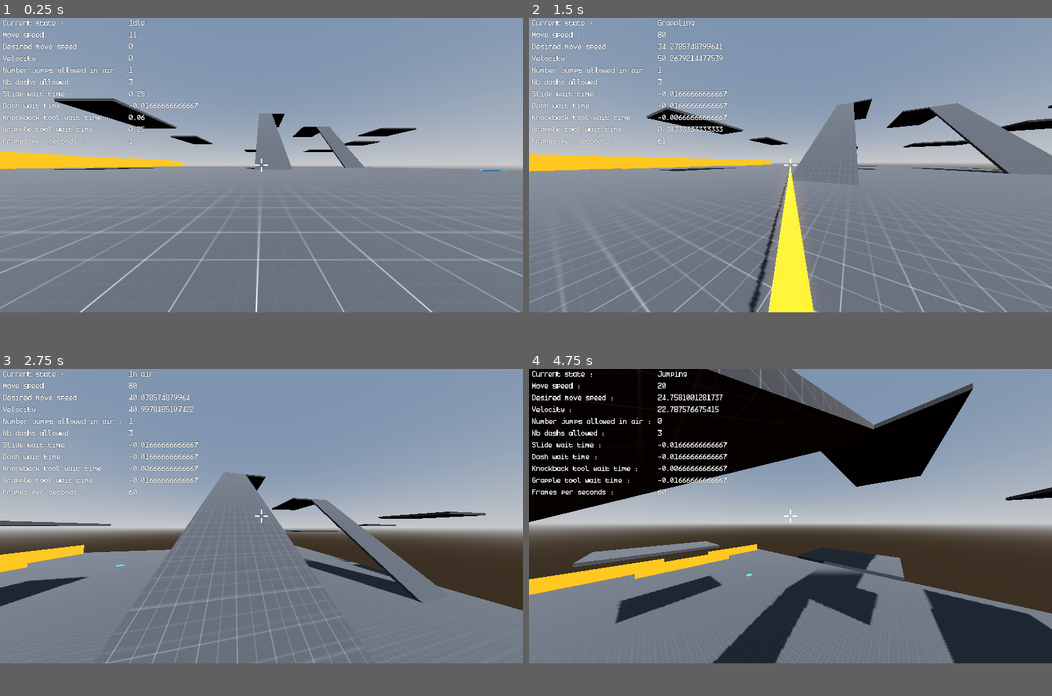
Above: before the commit, frames 1-4 (two rows, left to right).
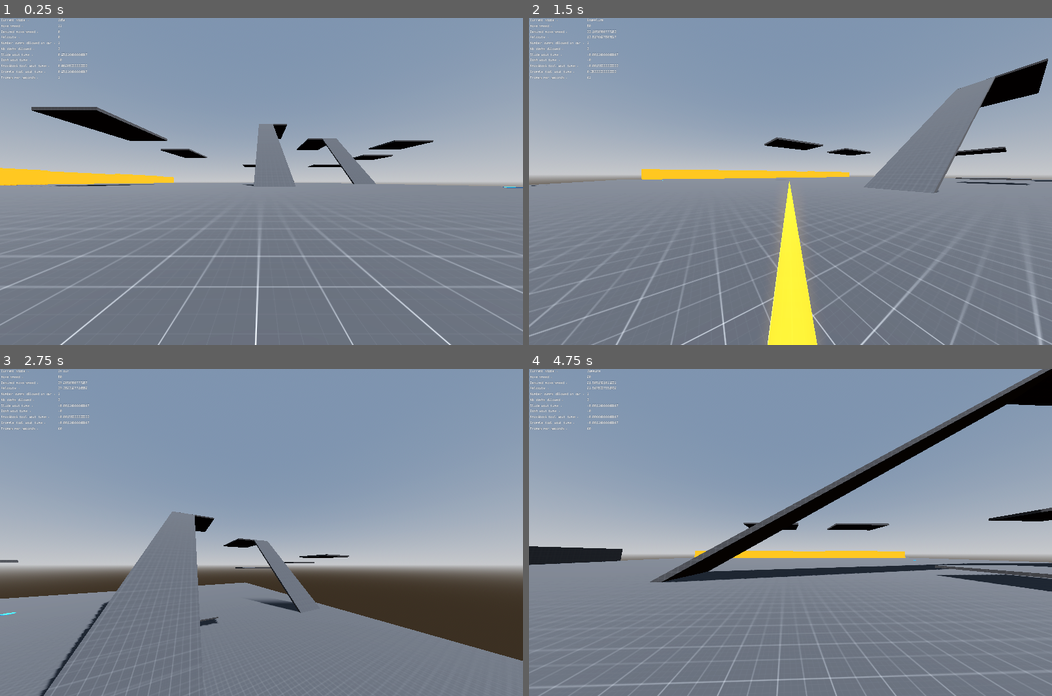
Above: after the commit, the same moments.

Repository: SirEthic/Grappling-Hook
Game: Godot game, scene res://Scenes/TemplateMapScene.tscn
Same seed, same stepped clock (60 frames per second), same inputs: the game is played once before the commit and once after it.
Inputs (mouse positions are in pixels of both pictures, inside the frame that each line leads up to):
- Up to frame 1 (0.25 s): no input
- Up to frame 2 (1.5 s): tap Enter at 0.5 s; move the mouse to (816, 165) at 0.52 s; hold W (moveForward) from 0.53 s (still down); tap Ctrl (dash) at 0.6 s; tap Space (jump) at 0.77 s; move the mouse to (764, 165) at 1.27 s; click (764, 165) at 1.35 s
- Up to frame 3 (2.75 s): keep holding W (moveForward); tap Space (jump) at 1.52 s; move the mouse to (271, 509) at 2.02 s; tap Shift (run) at 2.1 s
- Up to frame 4 (4.75 s): keep holding W (moveForward); move the mouse to (785, 519) at 2.77 s; right-click (785, 519) at 2.85 s; tap Space (jump) at 3.02, 3.77, 4.52 s; move the mouse to (827, 519) at 3.52 s; tap Ctrl (dash) at 3.6 s; move the mouse to (748, 512) at 4.27 s; click (748, 512) at 4.35 s
In our replay, the window is 800x450 before the commit and 800x500 after it. These sizes can differ from the game's own. Grey fills any space a smaller window leaves; there, only what the larger window draws over its background counts as a difference.

The runs differ from the first frame. In frame 1, 15% of the frame differs, in the area x 0-100%, y 0-100%; in frame 2, 20%; in frame 3, 32%; in frame 4, 57%.

Commit message:
Update project.godot

Diff:
--- a/project.godot
+++ b/project.godot
@@ -17,6 +17,9 @@
 
 [display]
 
+window/size/viewport_width=2560
+window/size/viewport_height=1600
+window/size/mode=4
 window/stretch/mode="canvas_items"
 
 [editor_plugins]
@@ -93,6 +96,10 @@
 3d_physics/layer_2="playerCharacter"
 3d_physics/layer_3="walkableWalls"
 
+[physics]
+
+common/physics_ticks_per_second=240
+
 [rendering]
 
 anti_aliasing/quality/msaa_2d=2
